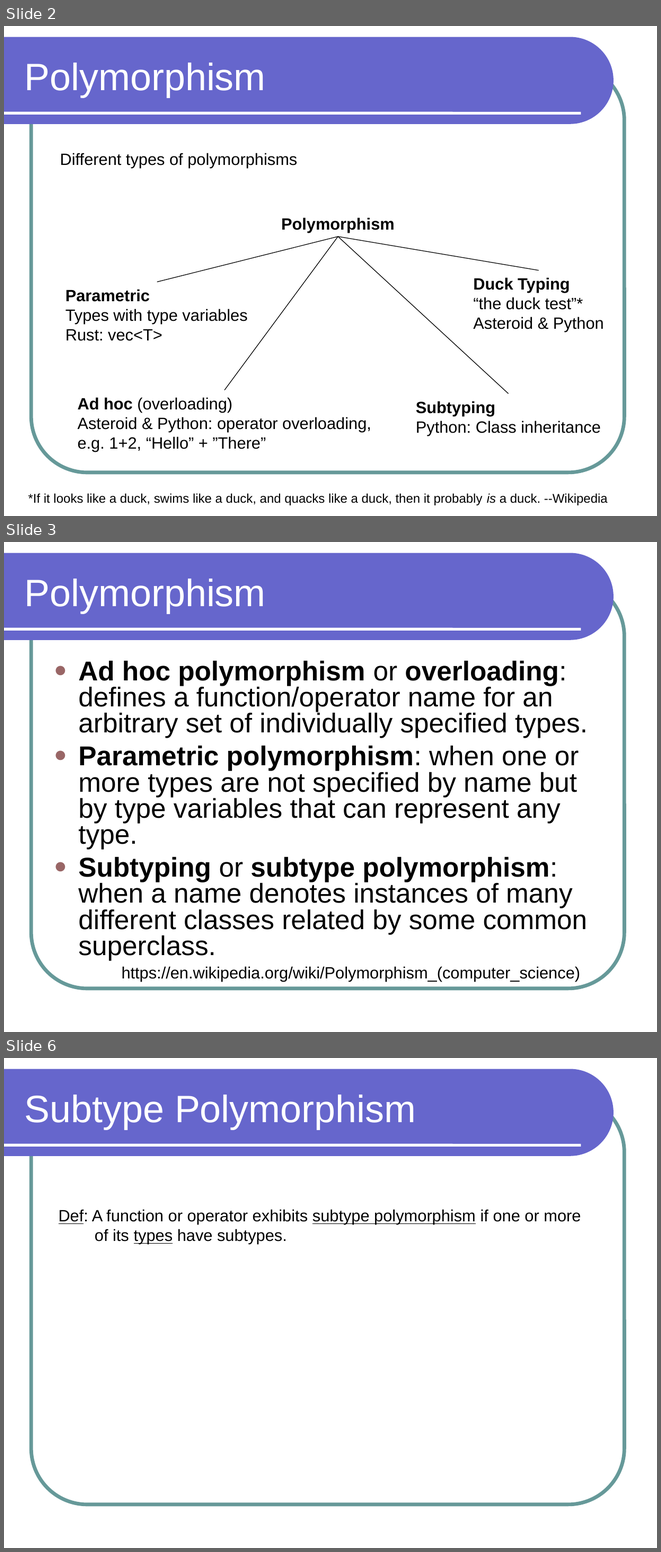
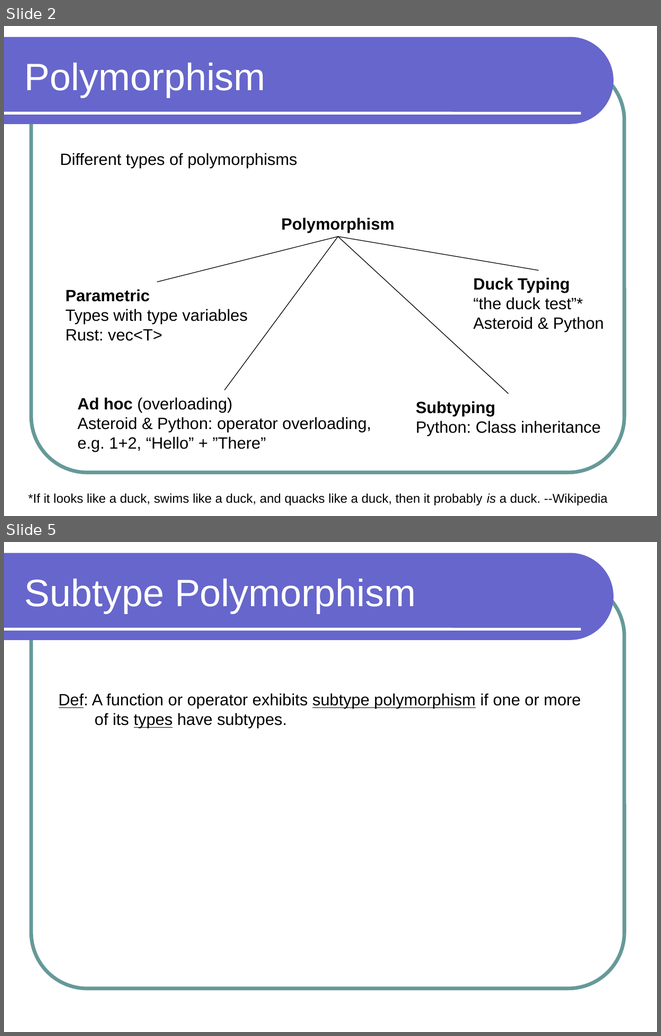
Before and after one commit to lutzhamel/CSC301, a slide deck: notes/csc301-ln019.ppt. Shown one above the other, each under a label of ours: slides 2, 3 and 6 before the commit, slides 2 and 5 after it; the slides between them are not shown. The pictures are 661x1552 and 661x1036 pixels, drawn with LibreOffice and Linux fonts; fonts in the diff are those of the drawing. Boxes give left, top, right and bottom in pixels: in the first picture for what was removed or moved away, otherwise in the second. Text is boxed around its words. In the diff, an @@ line names an element or a change of style, - is before the commit and + after.

```diff
--- a/notes/csc301-ln019.ppt
+++ b/notes/csc301-ln019.ppt
@@ slide 3 removed at (x1=4, y1=542, x2=657, y2=1032), background #FFFFFF; not listed: 3 template elements that a slide beside it also shows @@
@@ title removed at (x1=25, y1=579, x2=266, y2=613) @@
-Polymorphism
@@ text removed at (x1=78, y1=660, x2=588, y2=960) @@
-● Ad hoc polymorphism or overloading: defines a function/operator name for an arbitrary set of individually specified types.
-● Parametric polymorphism: when one or more types are not specified by name but by type variables that can represent any type.
-● Subtyping or subtype polymorphism: when a name denotes instances of many different classes related by some common superclass.
@@ text removed at (x1=122, y1=966, x2=581, y2=981) @@
-https://en.wikipedia.org/wiki/Polymorphism_(computer_science)
@@ what was slide 6 is now slide 5 @@
```
Also in this commit, not shown: 5 slides changed, 1 other slide removed, 5 other files.
